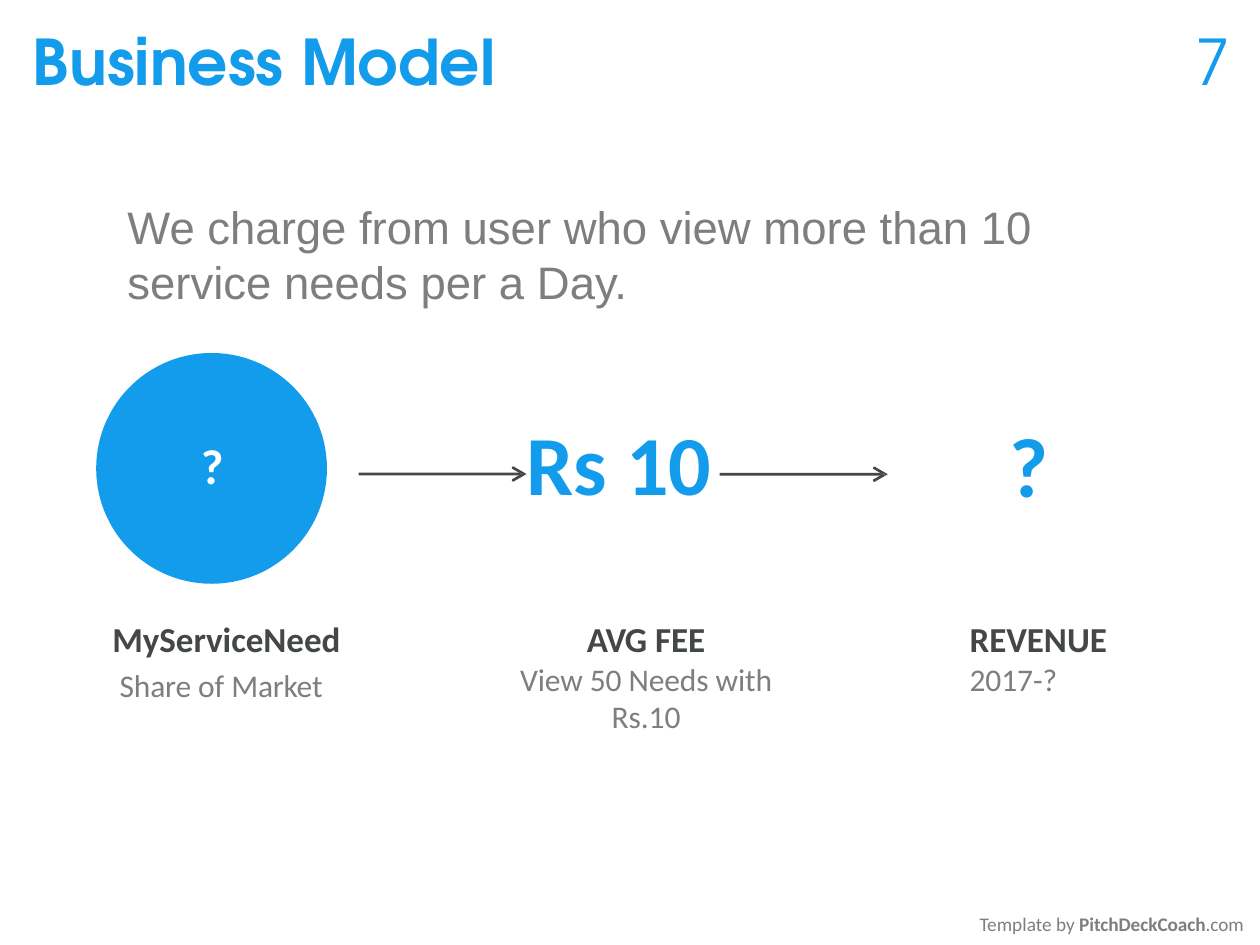
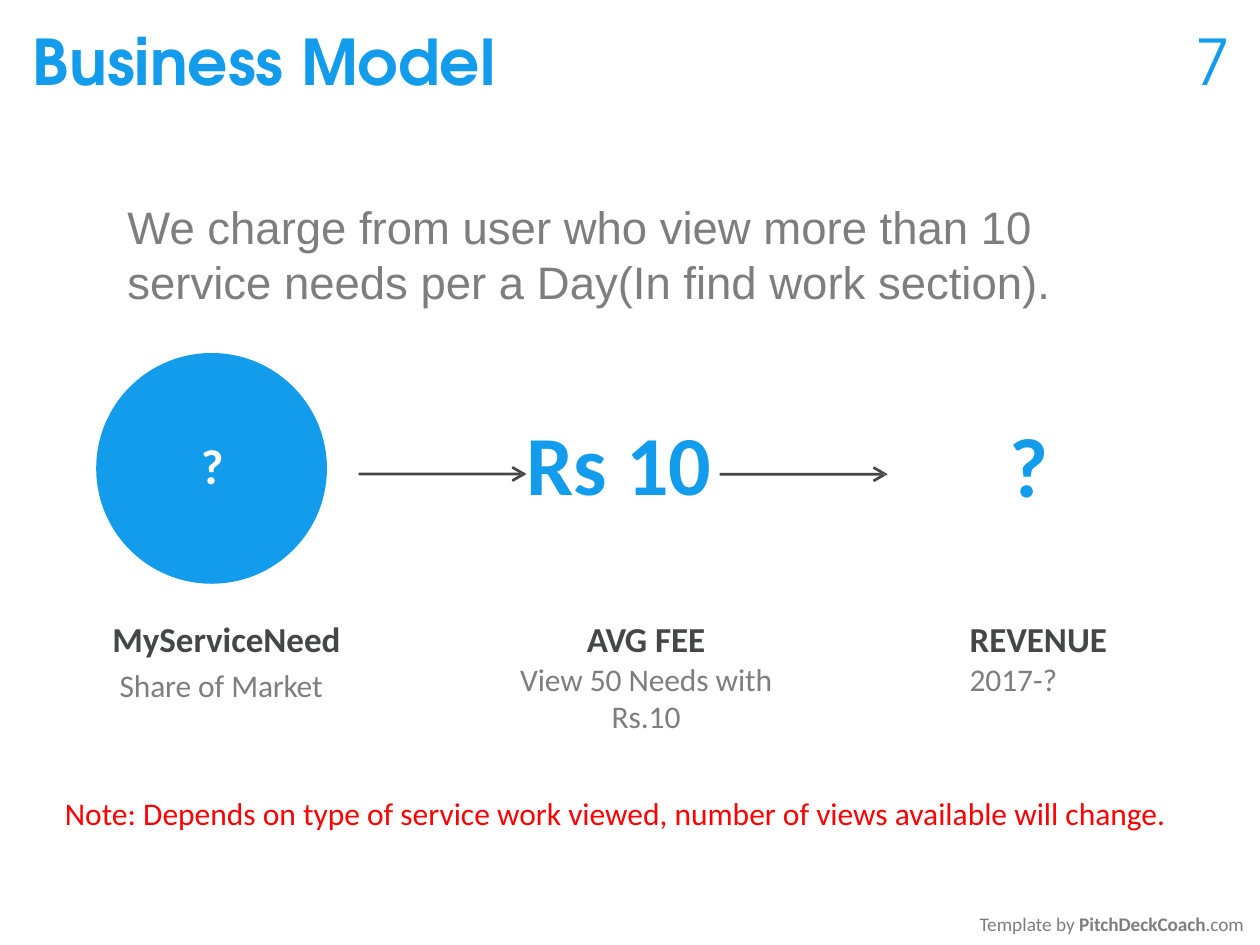
Before and after one commit to chaithu563/myserviceneed, a slide deck: slide 6 of service_images/startuppitch/myservicenned_pitch.pptx. Drawn at 1260x945 pixels with LibreOffice and Linux fonts; fonts in the diff are those of the drawing. Boxes give left, top, right and bottom in pixels: in the first picture for what was removed or moved away, otherwise in the second. Text is boxed around its words. In the diff, an @@ line names an element or a change of style, - is before the commit and + after.

```diff
--- a/service_images/startuppitch/myservicenned_pitch.pptx
+++ b/service_images/startuppitch/myservicenned_pitch.pptx
@@ text at bbox=[127, 211, 1050, 308]: text changed @@
-We charge from user who view more than 10 service needs per a Day.
+We charge from user who view more than 10 service needs per a Day(In find work section).
@@ text added at bbox=[65, 803, 1165, 831], 18 pt, text #FF0000 @@
+Note: Depends on type of service work viewed, number of views available will change.
```
Also in this commit, not shown: 29 other files.
